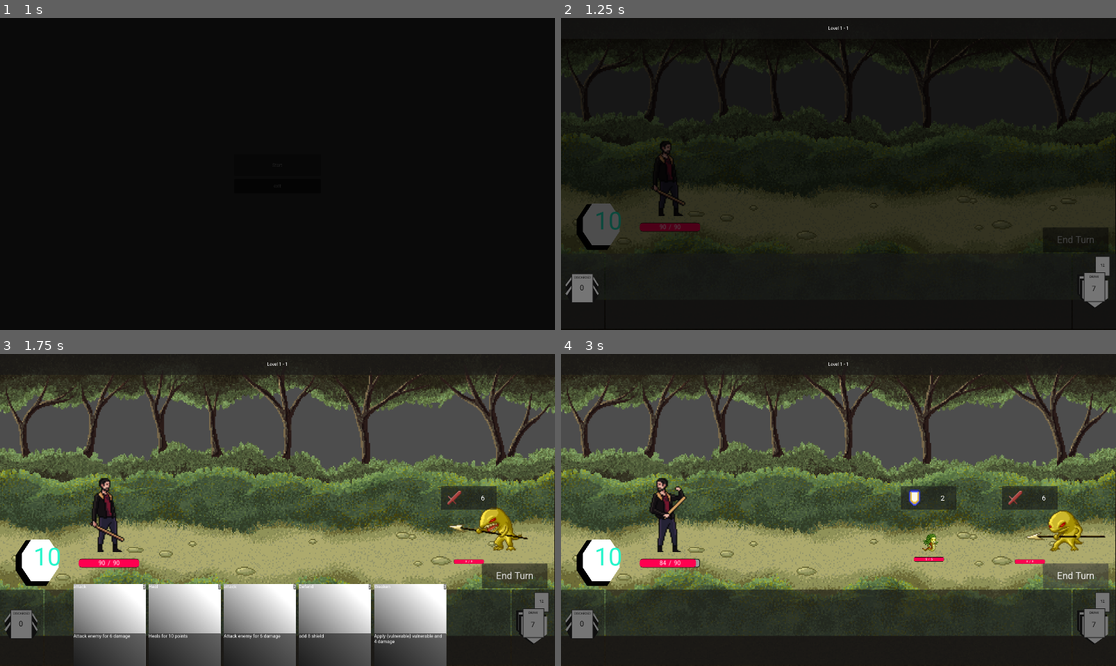
Above: before the commit, frames 1-4 (two rows, left to right).
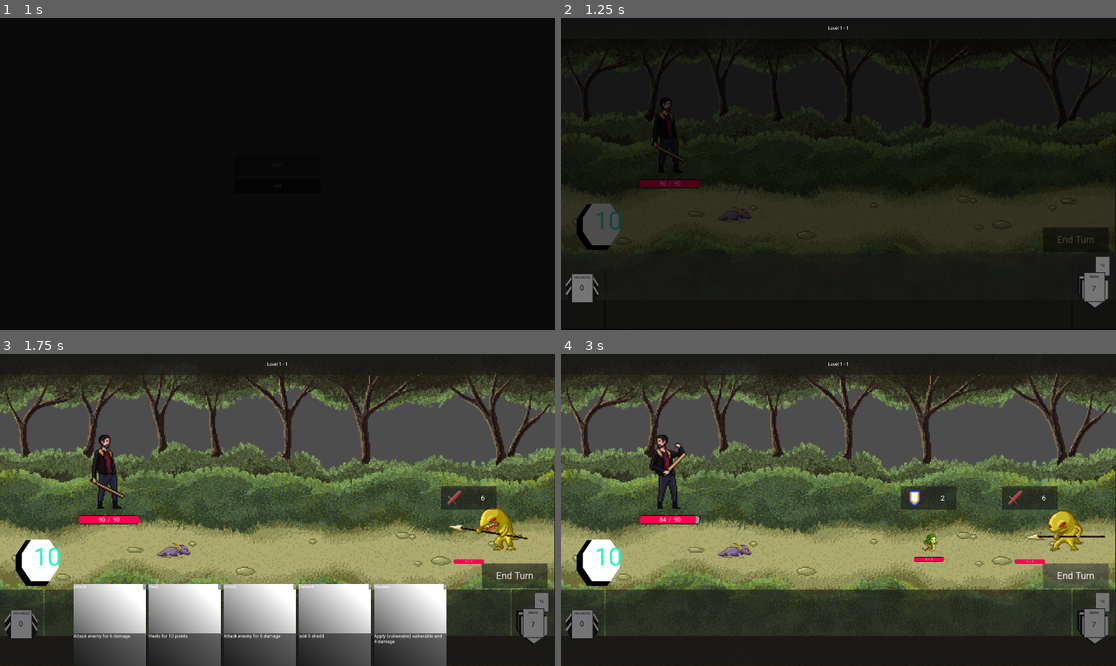
Above: after the commit, the same moments.

Repository: Leosten/card-game
Game: Godot game, scene res://main.tscn
The game is run twice, just before and just after one commit, with the same random seed, the same clock (stepped at 60 frames per second) and the same inputs.
Inputs (mouse positions are in pixels of both pictures, inside the frame that each line leads up to):
- Up to frame 1 (1 s): click "Start" at 0.5 s
- Up to frame 2 (1.25 s): no input
- Up to frame 3 (1.75 s): click "End Turn" at 1.25 s
- Up to frame 4 (3 s): click (672, 634) at 2.02 s; click "End Turn" at 2.75 s

Frame 1 is identical in both runs. In frame 2, 1.1% of the frame differs, in the area x 14-35%, y 26-69%; in frame 3, 2.0%; in frame 4, 2.1%, in the area x 14-35%, y 25-69%.

Commit message:
companion character display

Diff:
--- a/Manager/character_manager.gd
+++ b/Manager/character_manager.gd
@@ -17,6 +17,17 @@
 
 			return char.instantiate()
 
+static func get_companion_scene(companion_id):
+	match companion_id:
+		0:
+			print("Companion number 0 scene loading")
+			var companion : PackedScene = preload("res://Resources/Characters/Companions/companion_0.tscn")
+
+			if companion == null:
+				printerr("Cannot load companion scene %s" % str(companion_id))
+				return
+
+			return companion.instantiate()
 static func _get_character_starting_deck(character_id):
 	match character_id:
 		0:
--- a/Manager/game_manager.gd
+++ b/Manager/game_manager.gd
@@ -15,6 +15,8 @@
 var character_manager : CharacterManager
 var battle_state : BattleState
 var char_scene : PackedScene = null
+var companion_scene : PackedScene = null
+
 #@export var player_stats : PlayerStats
 @export var cards : Array[CardData] = []
 #@export var player_deck: Array[CardData] = []
@@ -58,6 +60,7 @@
 
 func init_companion(companion_id) -> void:
 	battle_state.companion_stats = ElementalCompanionStats.new()
+	print("companion stats init")
 
 func get_player_deck() -> Array[CardData]:
 	return battle_state.player_deck
@@ -66,6 +69,12 @@
 	if (char_scene != null) :
 		return char_scene
 	return character_manager.get_character_scene(char_id)
+
+func get_companion_scene() :
+	if (companion_scene != null) :
+		return companion_scene
+	return character_manager.get_companion_scene(companion_id)
+
 
 func get_player_char_id():
 	return battle_state.player_stats.char_id
--- a/Resources/Characters/Companions/companion_0.tscn
+++ b/Resources/Characters/Companions/companion_0.tscn
@@ -1,3 +1,36 @@
 [gd_scene format=3 uid="uid://2g2ynrlthv0y"]
 
+[ext_resource type="Texture2D" uid="uid://j3g6kmn2f144" path="res://Art/Characters/companion_0/Idle1.png" id="1_m7l6p"]
+[ext_resource type="Texture2D" uid="uid://6s687swben72" path="res://Art/Characters/companion_0/Idle2.png" id="2_u0pu2"]
+[ext_resource type="Texture2D" uid="uid://yufuyc4ocie2" path="res://Art/Characters/companion_0/Idle3.png" id="3_tiqet"]
+
+[sub_resource type="RectangleShape2D" id="RectangleShape2D_qyjru"]
+size = Vector2(100, 70)
+
+[sub_resource type="SpriteFrames" id="SpriteFrames_y3hyy"]
+animations = [{
+"frames": [{
+"duration": 1.0,
+"texture": ExtResource("1_m7l6p")
+}, {
+"duration": 1.0,
+"texture": ExtResource("2_u0pu2")
+}, {
+"duration": 1.0,
+"texture": ExtResource("3_tiqet")
+}],
+"loop": 1,
+"name": &"idle",
+"speed": 5.0
+}]
+
 [node name="Companion0" type="AnimatableBody2D" unique_id=957845092]
+scale = Vector2(1.5, 1.5)
+
+[node name="CollisionShape2D" type="CollisionShape2D" parent="." unique_id=966037671]
+position = Vector2(-10, 1)
+shape = SubResource("RectangleShape2D_qyjru")
+
+[node name="AnimatedSprite2D" type="AnimatedSprite2D" parent="." unique_id=584216380]
+sprite_frames = SubResource("SpriteFrames_y3hyy")
+animation = &"idle"
--- a/battle.gd
+++ b/battle.gd
@@ -8,6 +8,7 @@
 var stage_monsters : Array[MonsterData]
 var monsters_displayed : Array[Monster]
 var player_character : AnimatableBody2D
+var companion_character : AnimatableBody2D
 var death_timer: SceneTreeTimer
 
 var stage_manager : StageManager
@@ -40,6 +41,7 @@
 	current_level = GameManager.current_level
 	current_stage = GameManager.current_stage
 	spawn_player_character()
+	spawn_companion_character()
 	current_level = GameManager.current_level
 	current_stage = GameManager.current_stage
 	new_stage()
@@ -68,11 +70,20 @@
 	player_character = GameManager.get_character_scene()
 	var char_position := Vector2(
 			viewport_size.x - 1550,
-			viewport_size.y - 650
+			viewport_size.y - 800
 		)
 	player_character.position = char_position
 	player_character.init(battle_state)
 	add_child(player_character)
+
+func spawn_companion_character():
+	companion_character = GameManager.get_companion_scene()
+	var char_position := Vector2(
+			viewport_size.x - 1300,
+			viewport_size.y - 400
+		)
+	companion_character.position = char_position
+	add_child(companion_character)
 
 func get_level_monsters():
 	battle_state.level_monsters = stage_manager.get_level_monsters(current_level)
